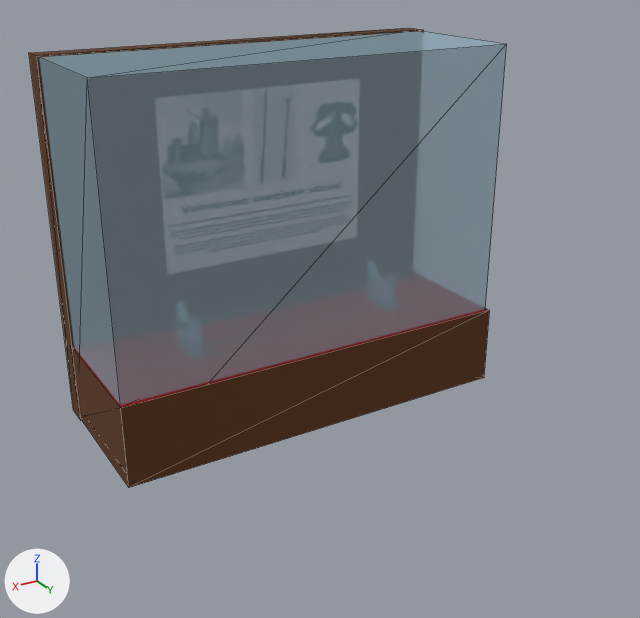
A saved change to the glTF model theroom/excersizes/museum/montre_volver.gltf.
Rendered twice from a 50 mm camera at (5.33, 9.65, 5.96) aimed at (0.3, 1.26, 1.76). Every picture has the same lights, and +X, +Y and +Z are marked at lower left. Mesh edges are drawn as thin lines. Where no turn or scale is listed for an object, it has been applied to the vertices.

Before the edit, the objects in view are built like this:
```python
me_cube = bpy.data.meshes.new('Cube')
me_cube.from_pydata(...)  # a box spanning x -2.64..2.64, y -0.94..0.94, z -3.21..1.28
me_cube.materials.append(mat_material_001)  # blue #9fc1d1
me_cube_001 = bpy.data.meshes.new('Cube.001')
me_cube_001.from_pydata(...)  # a box spanning x -2.68..2.68, y -0.16..0.16, z -3.34..1.31
me_cube_001.materials.append(mat_material)  # brown #5d3617
me_cube_023 = bpy.data.meshes.new('Cube.023')
me_cube_023.from_pydata(...)  # 8 vertices, 12 faces; spans x -2.67..2.67, y -0.94..0.94, z -0.11..0.94
# faces by material slot: [10, 2]
me_cube_023.materials.append(mat_material)  # brown #5d3617
me_cube_023.materials.append(mat_material_002)  # red #950003
ob_cube_001 = bpy.data.objects.new('Cube.001', me_cube_001)
ob_cube_001.location = (0.13, -0.85, 3.34)
ob_cube_006 = bpy.data.objects.new('Cube.006', me_cube_023)
ob_cube_006.location = (0.12, 0.17, 0.12)
ob_glass_001 = bpy.data.objects.new('glass.001', me_cube)
ob_glass_001.location = (0.13, 0.11, 3.35)
```
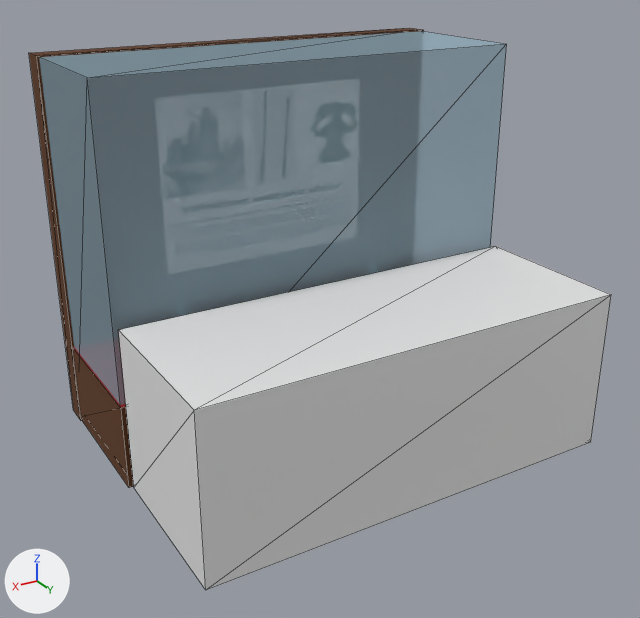
The change in detail:
Mesh me_cube_002 is new.
It is a box spanning x -2.62..2.62, y -1.0..1.0, z -1.0..1.0.
Object 'front.zone' (ob_front_zone) is new; it shows me_cube_002.
Its location is (0.12, 2.18, 1.03).

What differs and where, as boxes (x1, y1, x2, y2) in the pictures (640 x 618 px):
'front.zone', added: after (119, 246, 611, 590)
'Cube.006', unchanged, covered by the edit: before (73, 309, 490, 488); after (73, 347, 134, 488)
